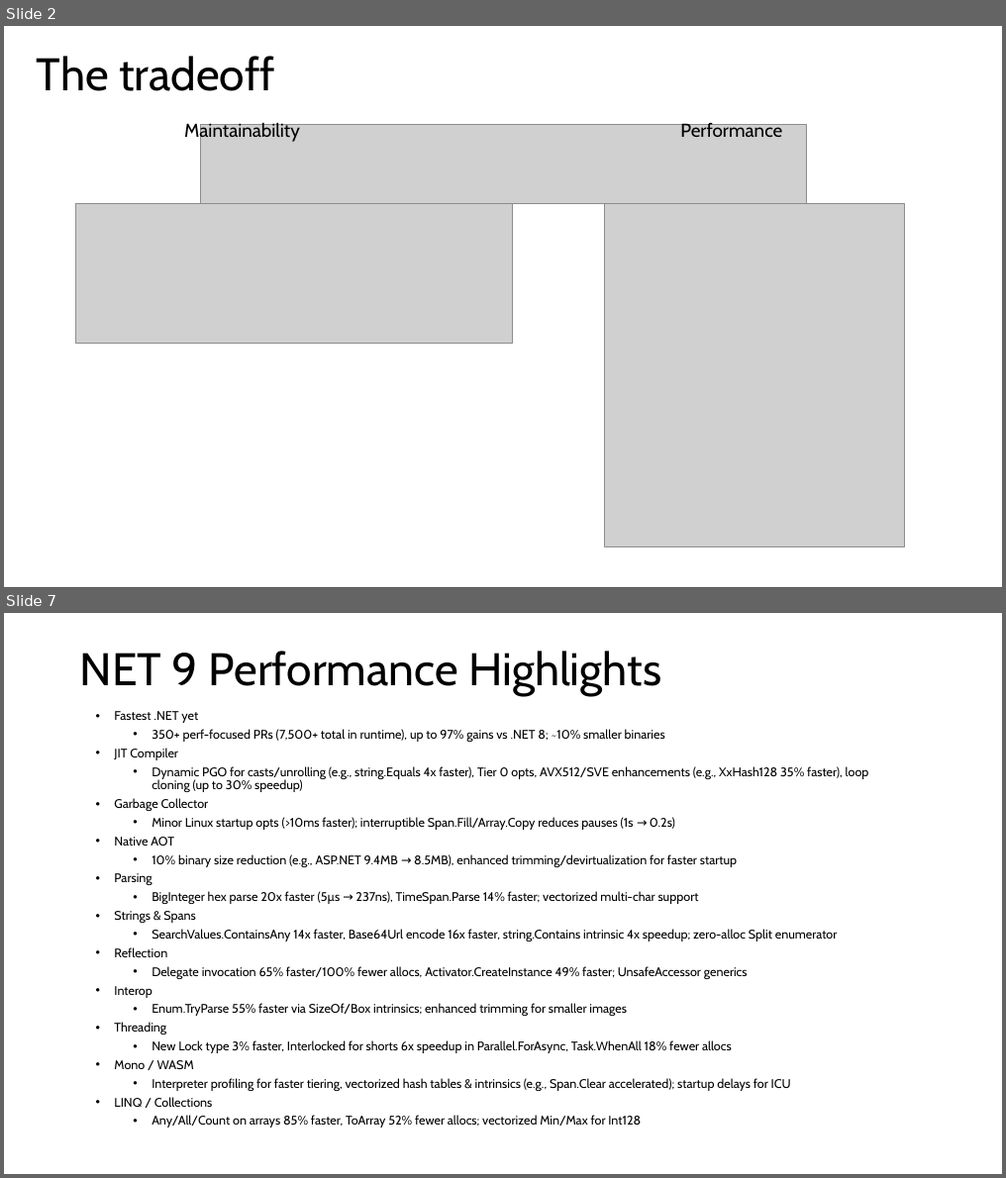
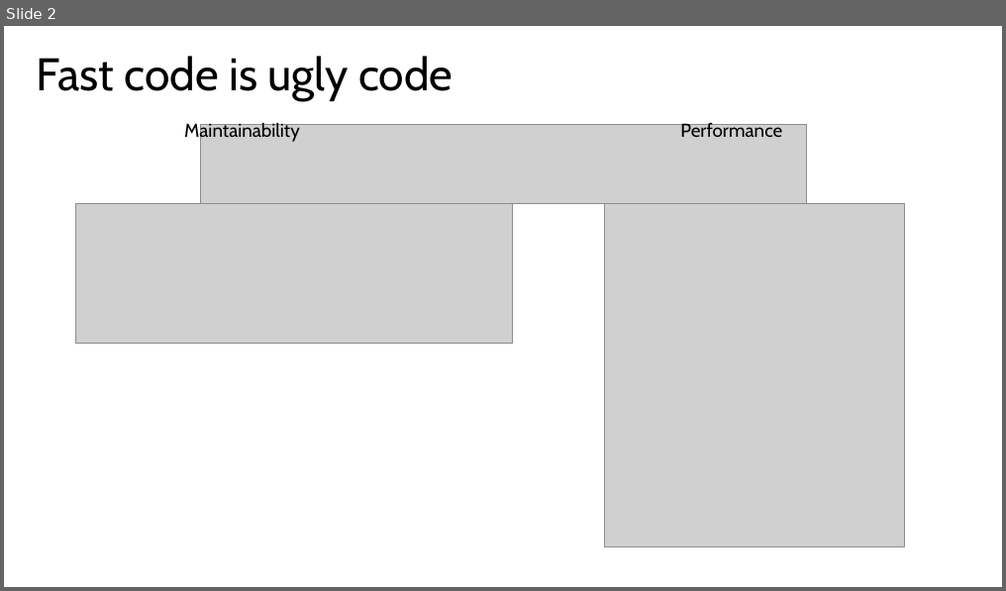
Before and after one commit to jeanhibbert/PerfDemo, a slide deck: PerfDemo.pptx. Shown one above the other, each under a label of ours: slides 2 and 7 before the commit, slide 2 after it; the slides between them are not shown. The pictures are 1006x1178 and 1006x591 pixels, drawn with LibreOffice and Linux fonts; fonts in the diff are those of the drawing; grey boxes stand for pictures. Boxes give left, top, right and bottom in pixels: in the first picture for what was removed or moved away, otherwise in the second. Text is boxed around its words. In the diff, an @@ line names an element or a change of style, - is before the commit and + after.

```diff
--- a/PerfDemo.pptx
+++ b/PerfDemo.pptx
@@ slide 7 removed at box(4, 613, 1002, 1174), background #FFFFFF @@
@@ text removed at box(80, 651, 661, 696) @@
-NET 9 Performance Highlights
@@ text removed at box(114, 711, 869, 1128) @@
-  • Fastest .NET yet
-    • 350+ perf-focused PRs (7,500+ total in runtime), up to 97% gains vs .NET 8; ~10% smaller binaries
-  • JIT Compiler
-    • Dynamic PGO for casts/unrolling (e.g., string.Equals 4x faster), Tier 0 opts, AVX512/SVE enhancements (e.g., XxHash128 35% faster), loop cloning (up to 30% speedup)
-  • Garbage Collector
-    • Minor Linux startup opts (>10ms faster); interruptible Span.Fill/Array.Copy reduces pauses (1s → 0.2s)
-  • Native AOT
-    • 10% binary size reduction (e.g., ASP.NET 9.4MB → 8.5MB), enhanced trimming/devirtualization for faster startup
-  • Parsing
-    • BigInteger hex parse 20x faster (5µs → 237ns), TimeSpan.Parse 14% faster; vectorized multi-char support
-  • Strings & Spans
-    • SearchValues.ContainsAny 14x faster, Base64Url encode 16x faster, string.Contains intrinsic 4x speedup; zero-alloc Split enumerator
-  • Reflection
-    • Delegate invocation 65% faster/100% fewer allocs, Activator.CreateInstance 49% faster; UnsafeAccessor generics
-  • Interop
-    • Enum.TryParse 55% faster via SizeOf/Box intrinsics; enhanced trimming for smaller images
-  • Threading
-    • New Lock type 3% faster, Interlocked for shorts 6x speedup in Parallel.ForAsync, Task.WhenAll 18% fewer allocs
-  • Mono / WASM
-    • Interpreter profiling for faster tiering, vectorized hash tables & intrinsics (e.g., Span.Clear accelerated); startup delays for ICU
-  • LINQ / Collections
-    • Any/All/Count on arrays 85% faster, ToArray 52% fewer allocs; vectorized Min/Max for Int128
@@ slide 2 changed as well @@
@@ title at box(37, 56, 452, 101): text changed @@
-The tradeoff
+Fast code is ugly code
```
Also in this commit, not shown: 3 other slides changed, 6 slides added, 3 other slides removed, 36 other files.
